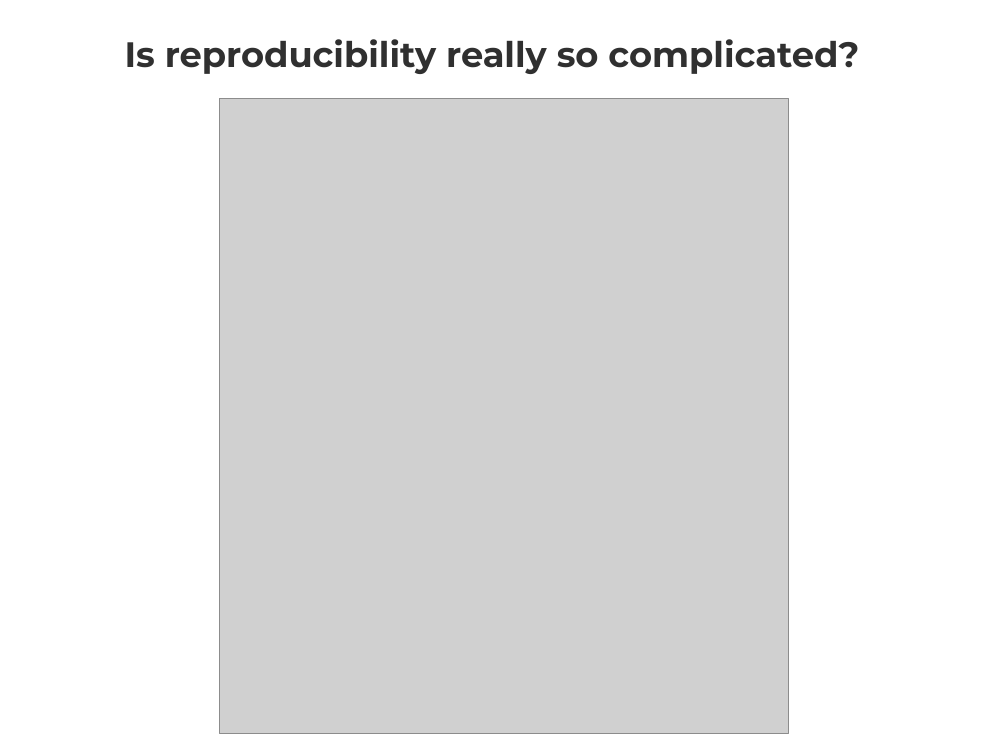
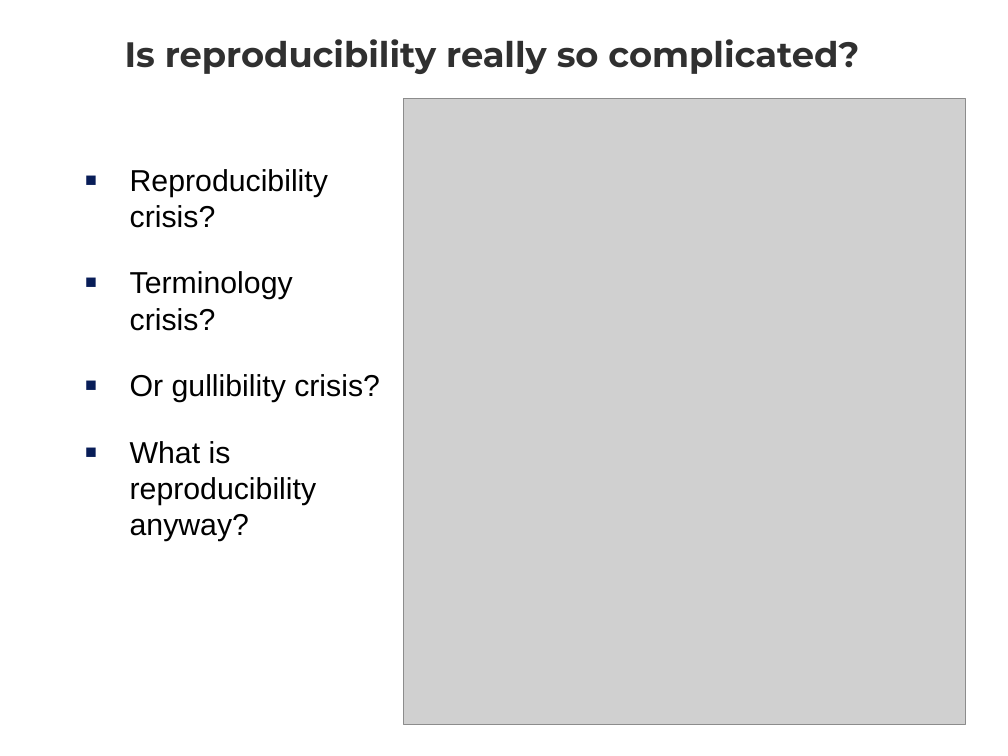
Before and after one commit to whole-tale/reproducibility-components, a slide deck: slide 2 of ro2019/presentation/reproducibility_by_other_means_presentation.ppt. Drawn at 1008x756 pixels with LibreOffice and Linux fonts; fonts in the diff are those of the drawing; grey boxes stand for pictures. Boxes give left, top, right and bottom in pixels: in the first picture for what was removed or moved away, otherwise in the second. Text is boxed around its words. In the diff, an @@ line names an element or a change of style, - is before the commit and + after.

```diff
--- a/ro2019/presentation/reproducibility_by_other_means_presentation.ppt
+++ b/ro2019/presentation/reproducibility_by_other_means_presentation.ppt
@@ picture: place and size @@
-picture at [219,98,788,733]
+picture at [404,98,965,724]
@@ text added at [130,169,380,542], 24 pt, text #000000 @@
+▪ Reproducibility crisis?
+▪ Terminology crisis?
+▪ Or gullibility crisis?
+▪ What is reproducibility anyway?
```
Also in this commit, not shown: 7 other slides changed, 1 other file.
